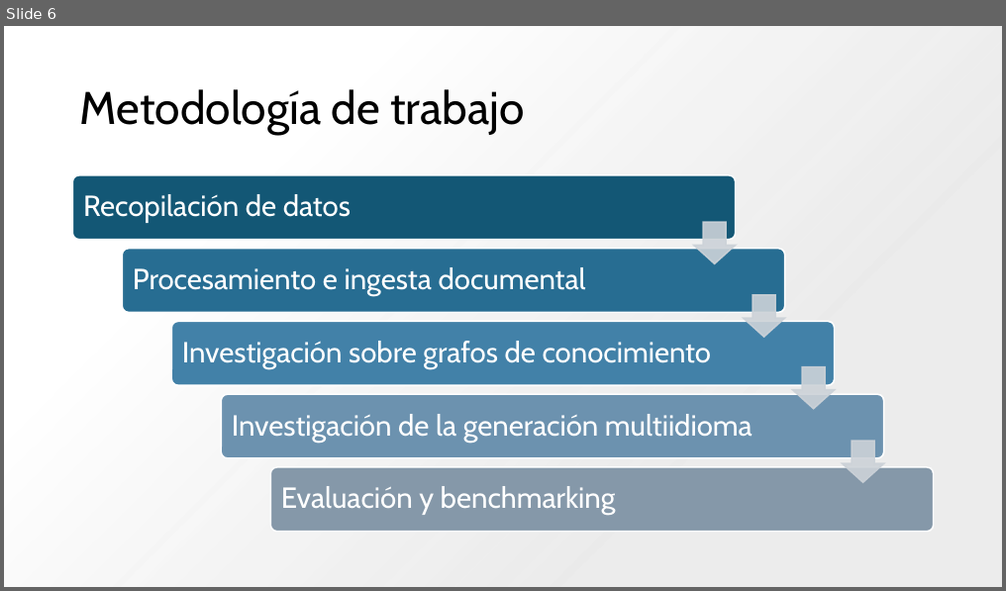
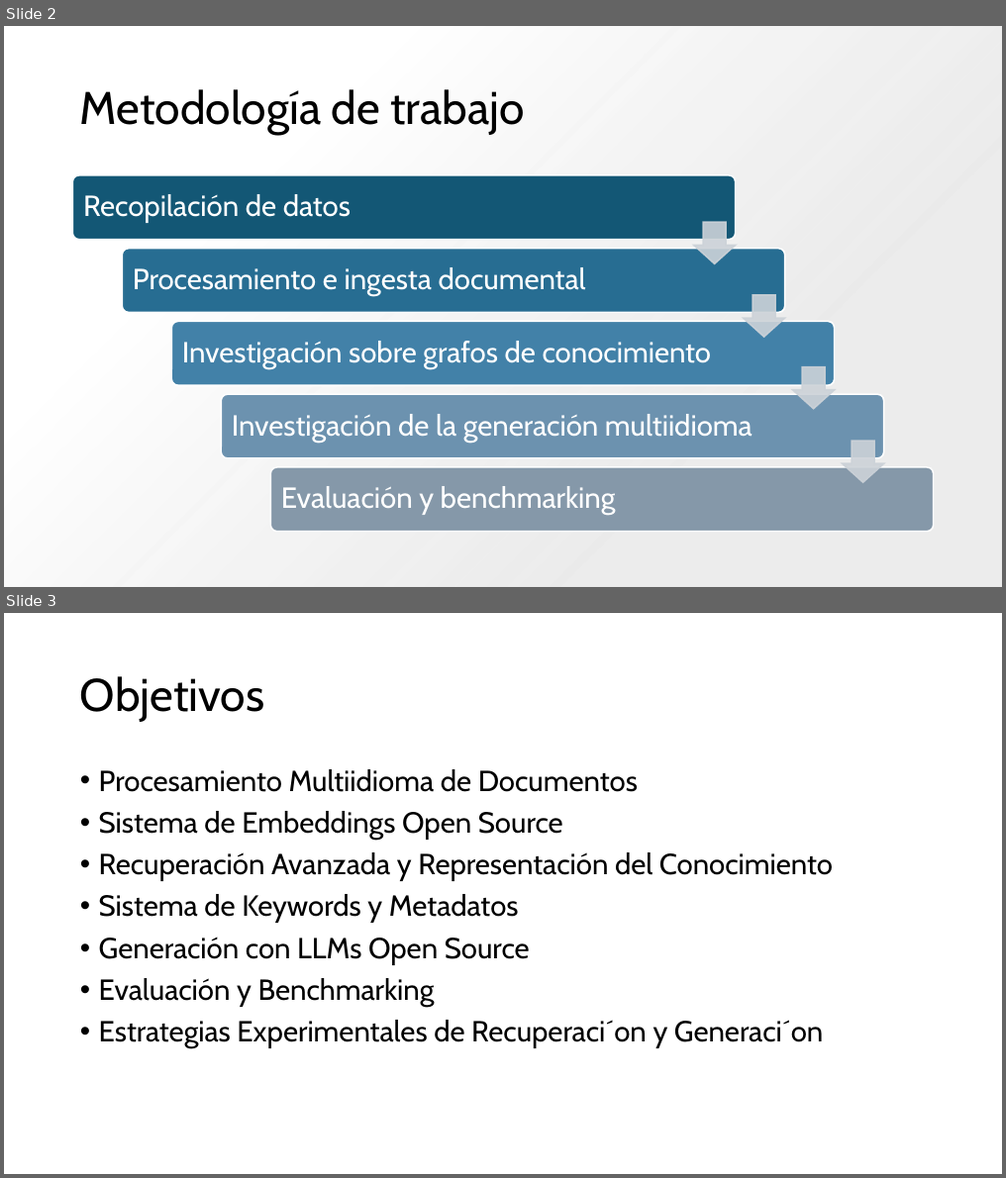
Before and after one commit to sofinegue/TFG-RAG, a slide deck: doc/20260227_Presentacion_AnexoB.pptx. Shown one above the other, each under a label of ours: slide 6 before the commit, slides 2 and 3 after it. The pictures are 1006x591 and 1006x1178 pixels, drawn with LibreOffice and Linux fonts; fonts in the diff are those of the drawing. Boxes give left, top, right and bottom in pixels: in the first picture for what was removed or moved away, otherwise in the second. Text is boxed around its words. In the diff, an @@ line names an element or a change of style, - is before the commit and + after.

```diff
--- a/doc/20260227_Presentacion_AnexoB.pptx
+++ b/doc/20260227_Presentacion_AnexoB.pptx
@@ slide 3 added at (4, 613, 1002, 1174), background #FFFFFF @@
@@ title added at (80, 676, 265, 722), 44 pt, text #000000 @@
+Objetivos
@@ text added at (99, 769, 833, 1049), 28 pt, text #000000 @@
+• Procesamiento Multiidioma de Documentos
+• Sistema de Embeddings Open Source
+• Recuperación Avanzada y Representación del Conocimiento
+• Sistema de Keywords y Metadatos
+• Generación con LLMs Open Source
+• Evaluación y Benchmarking
+• Estrategias Experimentales de Recuperaci´on y Generaci´on
@@ what was slide 6 is now slide 2 @@
```
Also in this commit, not shown: 3 slides changed, 3 other slides added, 2 slides removed, 4 other files.
